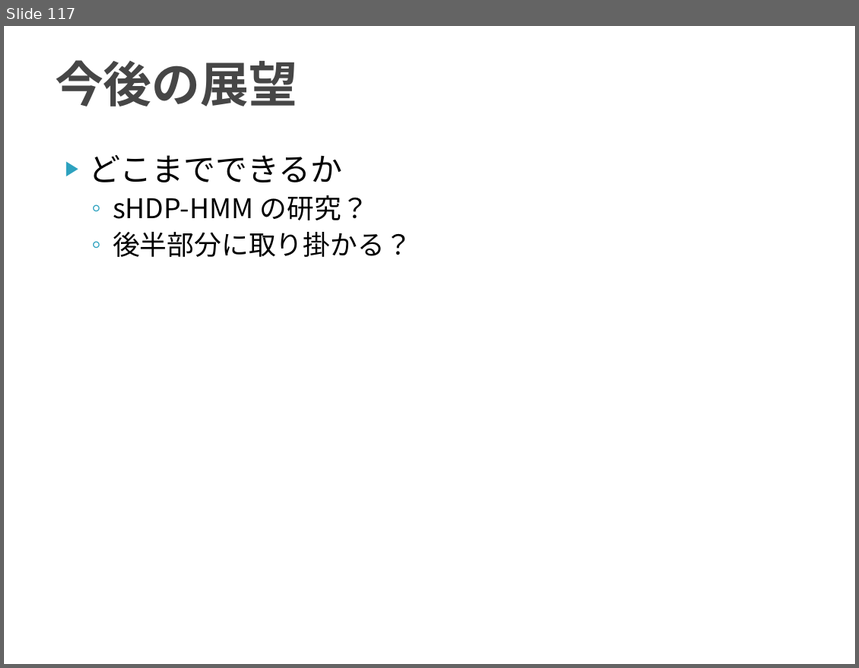
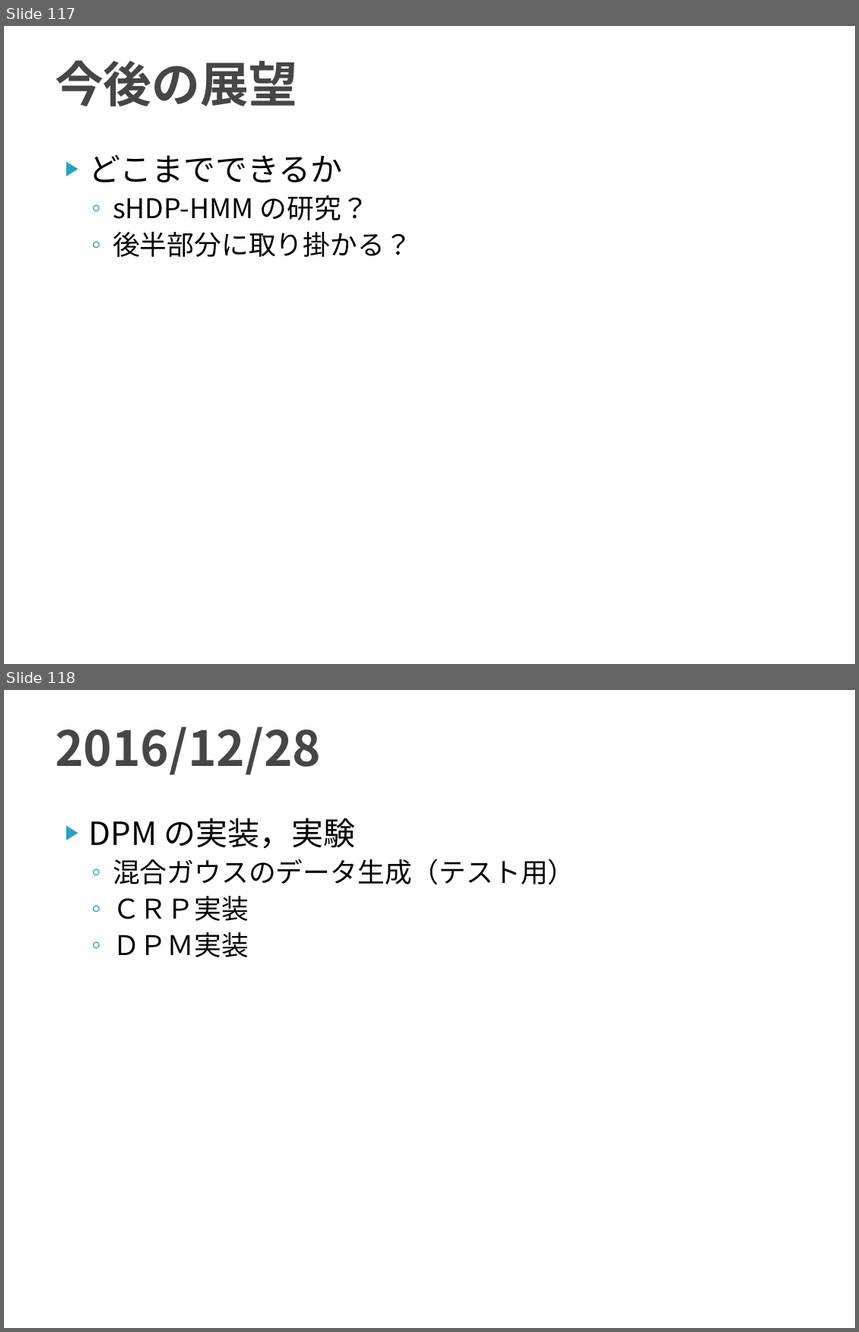
Before and after one commit to TetsuyaKomota/MyMasterStudies, a slide deck: slides/discussion2016.pptx. Shown one above the other, each under a label of ours: slide 117 before the commit, slides 117 and 118 after it. The pictures are 859x668 and 859x1332 pixels, drawn with LibreOffice and Linux fonts; fonts in the diff are those of the drawing. Boxes give left, top, right and bottom in pixels: in the first picture for what was removed or moved away, otherwise in the second. Text is boxed around its words. In the diff, an @@ line names an element or a change of style, - is before the commit and + after.

Commit message:
とりあえずいったんコミット． ・スライド更新 ・ＧＭＭの返すデータの形式を修正した GMMv2 を作成 ・ＤＰＭ をこつこつ作成 ・テストコード書くことにした

```diff
--- a/slides/discussion2016.pptx
+++ b/slides/discussion2016.pptx
@@ slide 118 added at (4,690,855,1328), background #FFFFFF @@
@@ title added at (55,726,321,775), 41 pt, text #464646, bold @@
+2016/12/28
@@ text added at (89,818,575,958), 23 pt, text #000000 @@
+▶ DPM の実装，実験
+  ◦ 混合ガウスのデータ生成（テスト用）
+  ◦ ＣＲＰ実装
+  ◦ ＤＰＭ実装
```
Also in this commit, not shown: 7 other slides added, 5 other files.
